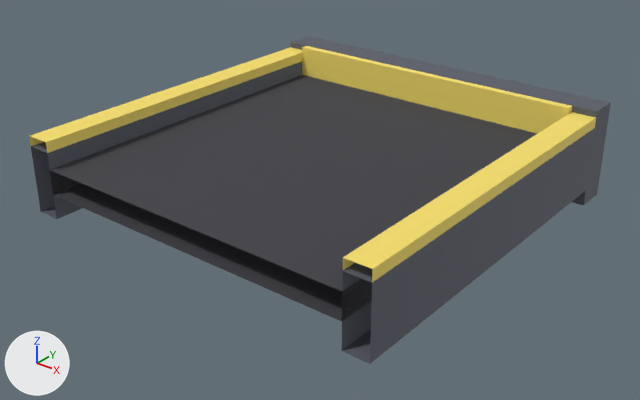
An edit to the glTF model arte/modelos/logistica/esteira/esteira_fim/esteira_fim.glb, drawn before and after from the same camera.
One viewpoint serves both versions: a 50 mm lens placed at (1.163, -1.514, 0.944), pointed at (0.003, -0.064, 0.045). The axes (+X, +Y, +Z) are drawn at lower left. The lights are the same throughout. The older version comes first. Vertices at exactly the same position are counted once.

Before the edit, the objects in view are built like this:
```python
me_esteira_fim_corpo = bpy.data.meshes.new('esteira_fim_corpo')
me_esteira_fim_corpo.from_pydata(...)  # 70 vertices, 100 faces; spans x -0.46..0.46, y -0.5..0.46, z 0.0..0.24
# faces by material slot: [28, 40, 24, 8]
me_esteira_fim_corpo.materials.append(mat_p_escuro)  # dark grey #595d69
me_esteira_fim_corpo.materials.append(mat_p_metal)  # light grey #adb5bf
me_esteira_fim_corpo.materials.append(mat_p_faixa)  # yellow #f9e16c
me_esteira_fim_corpo.materials.append(mat_p_esteira)  # dark grey #3f3f45
ob_esteira_fim = bpy.data.objects.new('esteira_fim', me_esteira_fim_corpo)
ob_esteira_fim.location = (0.0, 0.0, 0.0)
```
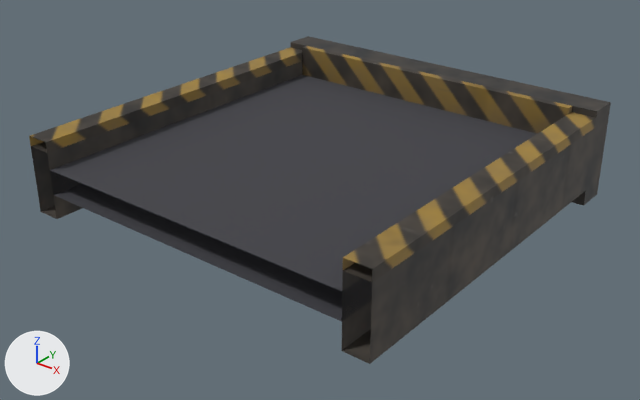
Pixel boxes (x1, y1, x2, y2) of what changed, in the pictures (640 x 400 px):
```json
{"object": "esteira_fim", "change": "recoloured, surface changed", "before": [29, 36, 611, 364], "after": [29, 36, 611, 364], "on screen": "darker"}
{"part": 1, "of": "me_esteira_fim_corpo", "change": "recoloured", "before": [31, 36, 611, 364], "after": [31, 36, 611, 364]}
{"part": 2, "of": "me_esteira_fim_corpo", "change": "recoloured", "before": [29, 46, 596, 282], "after": [29, 46, 596, 282], "on screen": "darker"}
{"part": 3, "of": "me_esteira_fim_corpo", "change": "surface changed", "before": [29, 36, 611, 364], "after": [29, 36, 611, 364], "on screen": "darker"}
```

Edits to the scene script, one JSON object a line:
```json
{"op": "add", "block": "img_esteira_fim_tex", "code": ["img_esteira_fim_tex = load_image('esteira_fim_tex', '_unpacked/esteira_fim_tex', 512, 512, 'sRGB')"]}
{"op": "add", "block": "mat_esteira_fim_tex", "code": ["mat_esteira_fim_tex = principled_material('esteira_fim_Tex')", "mat_esteira_fim_tex.texture = img_esteira_fim_tex", "mat_esteira_fim_tex.metallic = 0.15", "mat_esteira_fim_tex.roughness = 0.7"]}
{"block": "me_esteira_fim_corpo", "where": "me_esteira_fim_corpo.from_pydata(...)  # 70 vertices, 100 faces; spans x -0.46..0.46, y -0.5..0.46, z 0.0..0.24"}
{"block": "me_esteira_fim_corpo", "where": "# used by ob_esteira_fim; location = (0.0, 0.0, 0.0)"}
{"op": "remove", "block": "me_esteira_fim_corpo", "code": "me_esteira_fim_corpo.materials.append(mat_p_metal)  # light grey #adb5bf"}
{"block": "me_esteira_fim_corpo", "change": "me_esteira_fim_corpo part 1: all 28 faces that had it switch from mat_p_escuro (dark grey #595d69) to mat_esteira_fim_tex (picture img_esteira_fim_tex)"}
{"block": "me_esteira_fim_corpo", "change": "me_esteira_fim_corpo part 2: all 24 faces that had it switch from mat_p_faixa (yellow #f9e16c) to mat_esteira_fim_tex (picture img_esteira_fim_tex)"}
{"block": "me_esteira_fim_corpo", "change": "me_esteira_fim_corpo part 3: texture (UV) coordinates of 100 of 100 faces, centred in x -0.46..0.46, y -0.207..0.46, z 0.0..0.24, changed; they spanned u 0.0..1.0, v 0.0..0.88 and now span u 0.0..1.0, v 0.0..1.0"}
```
